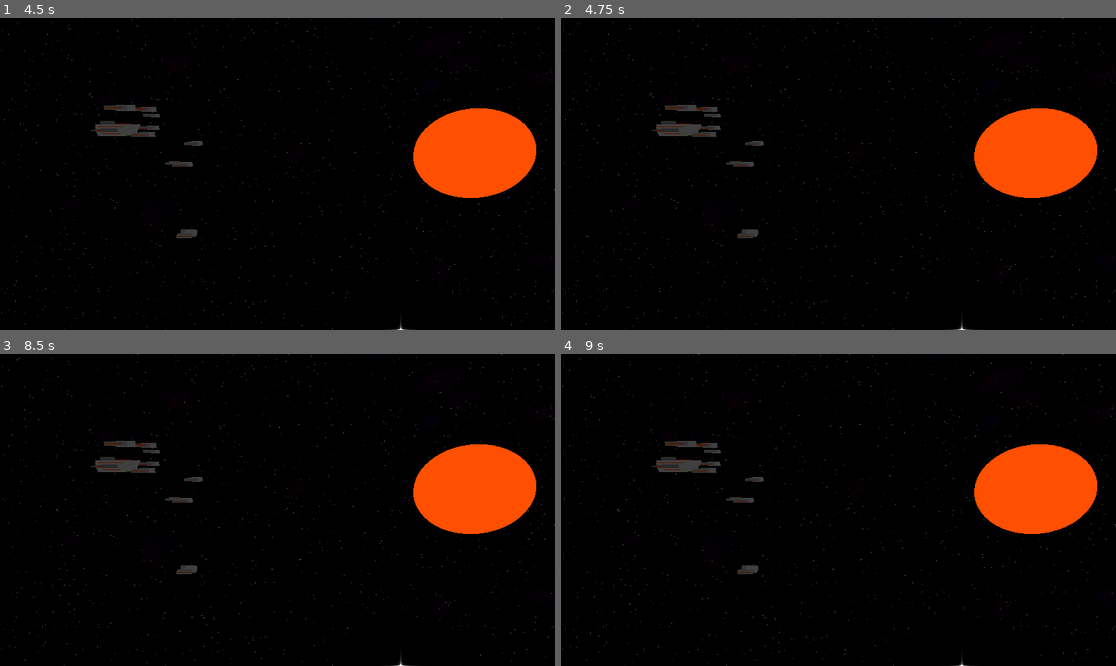
Above: before the commit, frames 1-4 (two rows, left to right).
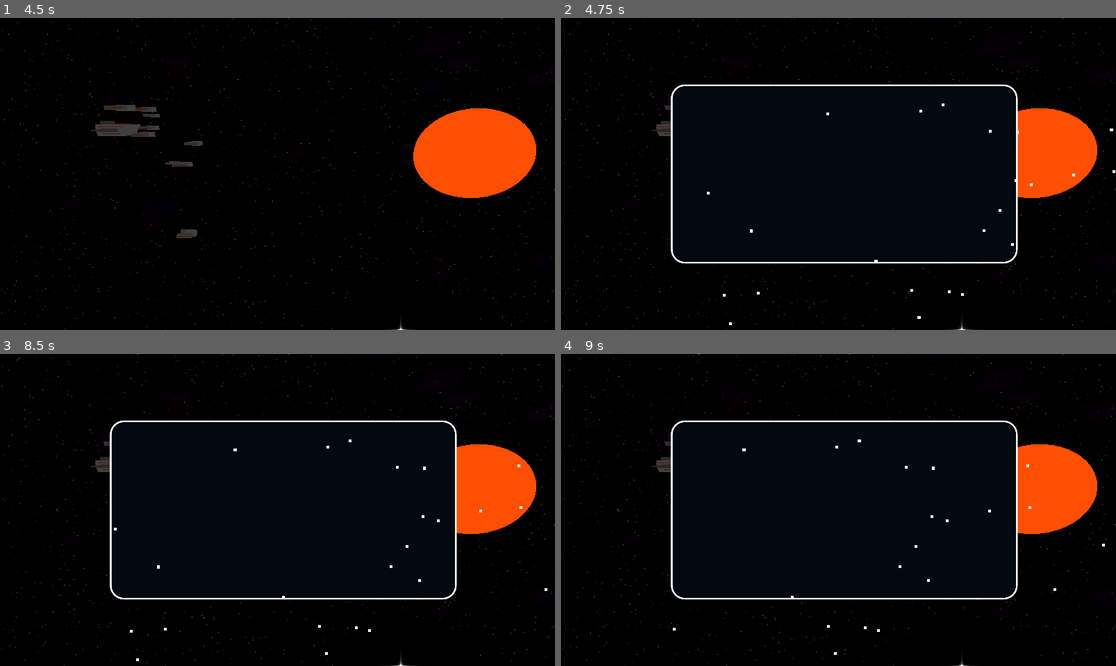
Above: after the commit, the same moments.

Repository: SidewaysFox/faster-than-faster-than-light
Game: Godot game, scene res://space.tscn
Same seed, same stepped clock (60 frames per second), same inputs: the game is played once before the commit and once after it.
Inputs:
- Up to frame 1 (4.5 s): tap Enter at 0.5, 4.25 s; hold W (up1) 0.53-1.28 s; tap 1 (1) at 0.6, 3.8, 4.35 s; tap 5 (5) at 0.8, 1.35 s; hold S (down1) 1.28-2.03 s; tap B (A) at 1.55, 2.1 s; hold Left (left2) 2.03-2.78 s; hold W (up1) 2.03-3.53 s; tap Left (left2) at 2.85 s; tap Right (right2) at 3.05 s; tap Space at 3.5 s; hold Right (right2) 3.53-4.28 s; hold S (down1) from 3.53 s (still down)
- Up to frame 2 (4.75 s): keep holding S (down1); tap 5 (5) at 4.55 s
- Up to frame 3 (8.5 s): tap Space at 5, 6.5 s; tap 5 (5) at 5.1, 8.3 s; tap B (A) at 5.3, 5.85 s; tap Enter at 5.75 s; release S (down1) at 5.78 s; hold W (up1) 5.78-8.03 s; tap Left (left2) at 6.05, 7.35 s; hold Right (right2) 6.53-7.28 s; tap Down (down2) at 6.6 s; tap 1 (1) at 7.55 s; hold S (down1) from 8.03 s (still down); hold Right (right2) from 8.03 s (still down)
- Up to frame 4 (9 s): keep holding S (down1); release Right (right2) at 8.78 s; tap Up (up2) at 8.85 s

Frame 1 is identical in both runs. In frame 2, 3.6% of the frame differs, in the area x 19-100%, y 21-99%; in frame 3, 3.6%, in the area x 19-99%, y 21-99%; in frame 4, 3.6%.
Error before the commit: Out of bounds get index '2' (on base: 'Array') (res://user_interface.gd:62)
Error after the commit: Out of bounds get index '2' (on base: 'Array') (res://user_interface.gd:68)

Commit message:
galaxy map generation and partial ui

Diff:
--- /dev/null
+++ b/faster-than-faster-than-light/galaxy_map_token.gd
@@ -0,0 +1,11 @@
+extends Node2D
+
+
+@onready var ui: Node = find_parent("UserInterface")
+
+
+func _process(delta: float) -> void:
+	if global_position.x > 380.0 and global_position.x < 3020.0 and ui.galaxy_map_showing:
+		show()
+	else:
+		hide()
--- /dev/null
+++ b/faster-than-faster-than-light/galaxy_map_token.tscn
@@ -0,0 +1,12 @@
+[gd_scene load_steps=2 format=3 uid="uid://dvn3rjgv4sa7a"]
+
+[ext_resource type="Script" uid="uid://qp3py3u8s4yb" path="res://galaxy_map_token.gd" id="1_iu22n"]
+
+[node name="GalaxyMapToken" type="Node2D"]
+script = ExtResource("1_iu22n")
+
+[node name="ColorRect" type="ColorRect" parent="."]
+offset_left = -5.0
+offset_top = -5.0
+offset_right = 5.0
+offset_bottom = 5.0
--- a/faster-than-faster-than-light/global.gd
+++ b/faster-than-faster-than-light/global.gd
@@ -1,4 +1,16 @@
 extends Node
 
 
+var galaxy_data: Array = []
+var current_system: int
 var jump_distance: int = 4
+
+
+func _ready() -> void:
+	var sector: int = 0
+	var system_id: int = 0
+	for s in 8:
+		for n in 22:
+			galaxy_data.append([system_id, Vector2((sector * 800) + (randf() * 800), randf_range(60, 1560)), s])
+			system_id += 1
+		sector += 1
--- a/faster-than-faster-than-light/space.gd
+++ b/faster-than-faster-than-light/space.gd
@@ -48,7 +48,7 @@
 	for i in randi_range(1, 20):
 		nebula_pos = Vector3(randf_range(-2000, 2000), randf_range(-1000, 800), randf_range(-2000, -800))
 		nebula_colour += Color(randf_range(-0.1, 0.1), randf_range(-0.1, 0.1), randf_range(-0.1, 0.1))
-		# Big or small
+		# Big or small nebula
 		if randi_range(0, 40) == 4: # Because I like the number 4
 			for j in randi_range(50, 300):
 				var new_nebula = bg_nebula.instantiate()
--- a/faster-than-faster-than-light/user_interface.gd
+++ b/faster-than-faster-than-light/user_interface.gd
@@ -2,6 +2,8 @@
 
 
 @onready var main: Node = get_node("/root/Space")
+@export var galaxy_map_token: PackedScene
+var galaxy_map_showing: bool = false
 var dialogue_showing: bool = true
 var max_option: int = 3
 var current_dialogue_selection: int = 1
@@ -46,6 +48,10 @@
 
 func _ready() -> void:
 	$Dialogue.hide()
+	for i in Global.galaxy_data:
+		var new_token: Node = galaxy_map_token.instantiate()
+		new_token.position = i[1]
+		$GalaxyMap/Tokens.add_child(new_token)
 
 
 func _process(delta: float) -> void:
@@ -65,6 +71,16 @@
 				%Options.get_node("Option" + str(i + 1)).add_theme_color_override("font_color", Color(0, 0.75, 1.0))
 			else:
 				%Options.get_node("Option" + str(i + 1)).add_theme_color_override("font_color", Color(1.0, 1.0, 1.0))
+	elif Input.is_action_just_pressed("5"):
+		galaxy_map_showing = not galaxy_map_showing
+	if galaxy_map_showing:
+		$GalaxyMap.show()
+		if Input.is_action_pressed("right2") and $GalaxyMap/Tokens.position.x > -3820:
+			$GalaxyMap/Tokens.position.x -= 600 * delta
+		if Input.is_action_pressed("left2") and $GalaxyMap/Tokens.position.x < 45:
+			$GalaxyMap/Tokens.position.x += 600 * delta
+	else:
+		$GalaxyMap.hide()
 
 
 func dialogue_set_up(library: int, id: int) -> void:
@@ -83,6 +99,7 @@
 # Close the dialogue box
 func close() -> void:
 	$Dialogue.hide()
+	dialogue_showing = false
 
 
 func _on_warp_in_dialogue_timeout() -> void:
@@ -93,3 +110,4 @@
 			possible_dialogues.append(warp_in_dialogue.find(i))
 	dialogue_set_up(0, possible_dialogues.pick_random())
 	$Dialogue.show()
+	dialogue_showing = true
--- a/faster-than-faster-than-light/user_interface.tscn
+++ b/faster-than-faster-than-light/user_interface.tscn
@@ -1,6 +1,7 @@
-[gd_scene load_steps=3 format=3 uid="uid://b4sj2kgmpfsbh"]
+[gd_scene load_steps=5 format=3 uid="uid://b4sj2kgmpfsbh"]
 
 [ext_resource type="Script" uid="uid://d32hugf3q4pb0" path="res://user_interface.gd" id="1_kxhmu"]
+[ext_resource type="PackedScene" uid="uid://dvn3rjgv4sa7a" path="res://galaxy_map_token.tscn" id="2_i7dvk"]
 
 [sub_resource type="StyleBoxFlat" id="StyleBoxFlat_kxhmu"]
 bg_color = Color(0.0313726, 0.0627451, 0.12549, 0.470588)
@@ -18,6 +19,18 @@
 expand_margin_right = 40.0
 expand_margin_bottom = 40.0
 
+[sub_resource type="StyleBoxFlat" id="StyleBoxFlat_i7dvk"]
+bg_color = Color(0.0156863, 0.0313726, 0.0627451, 1)
+border_width_left = 6
+border_width_top = 6
+border_width_right = 6
+border_width_bottom = 6
+border_color = Color(1, 1, 1, 1)
+corner_radius_top_left = 48
+corner_radius_top_right = 48
+corner_radius_bottom_right = 48
+corner_radius_bottom_left = 48
+
 [node name="UserInterface" type="Control"]
 layout_mode = 3
 anchors_preset = 15
@@ -26,8 +39,10 @@
 grow_horizontal = 2
 grow_vertical = 2
 script = ExtResource("1_kxhmu")
+galaxy_map_token = ExtResource("2_i7dvk")
 
 [node name="Dialogue" type="PanelContainer" parent="."]
+visible = false
 layout_mode = 1
 anchors_preset = -1
 anchor_right = 1.0
@@ -92,3 +107,19 @@
 theme_override_font_sizes/font_size = 48
 text = "OPTION4"
 vertical_alignment = 1
+
+[node name="GalaxyMap" type="PanelContainer" parent="."]
+layout_mode = 1
+anchors_preset = 15
+anchor_right = 1.0
+anchor_bottom = 1.0
+offset_left = 380.0
+offset_top = 230.0
+offset_right = -340.0
+offset_bottom = -230.0
+grow_horizontal = 2
+grow_vertical = 2
+theme_override_styles/panel = SubResource("StyleBoxFlat_i7dvk")
+
+[node name="Tokens" type="Node2D" parent="GalaxyMap"]
+position = Vector2(45, 0)
Not shown, added: faster-than-faster-than-light/galaxy_map_token.gd.uid
